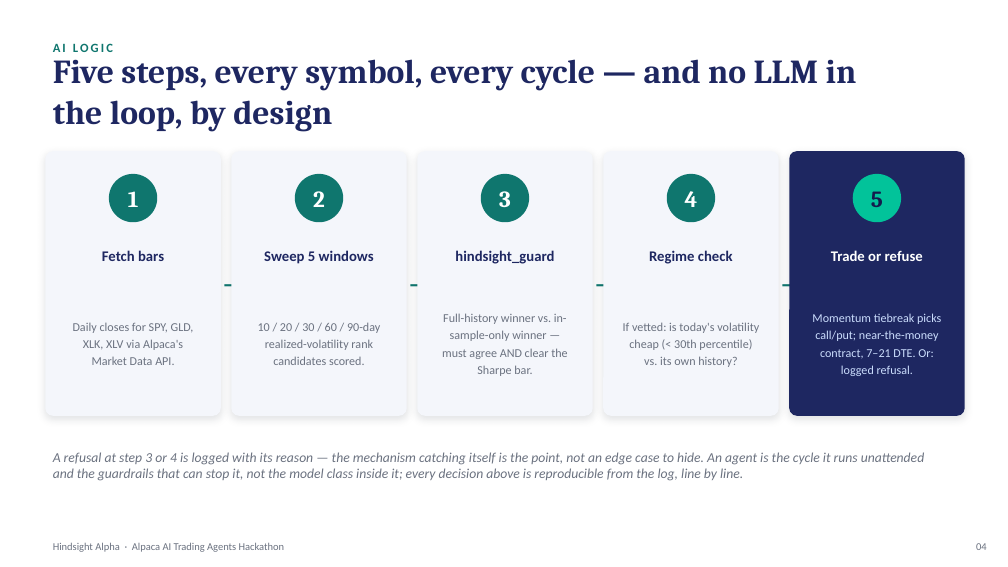
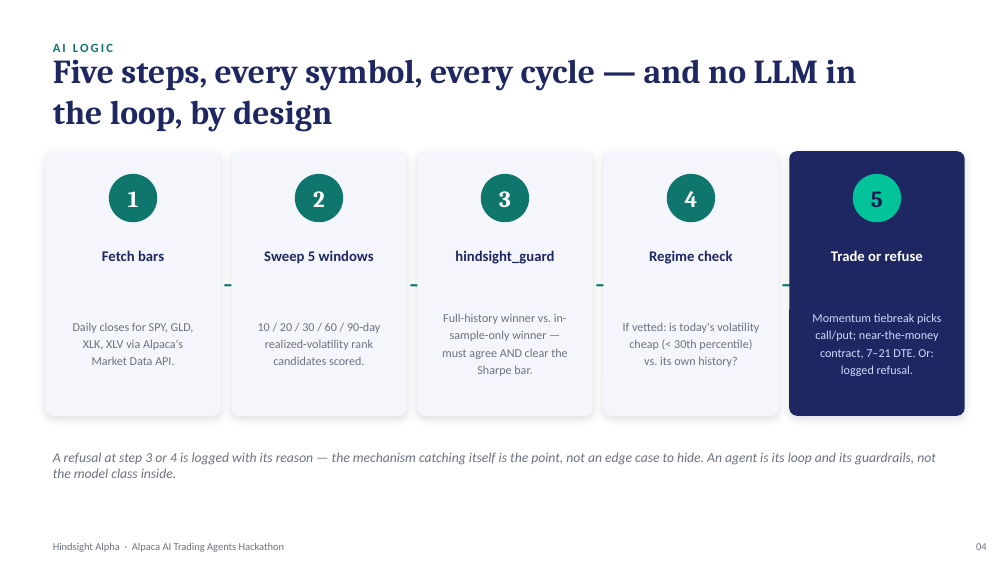
Before and after one commit to s-papy/hindsight-alpha, a slide deck: slide 4 of submission/Hindsight_Alpha_Deck.pptx. Drawn at 1008x567 pixels with LibreOffice and Linux fonts; fonts in the diff are those of the drawing. Boxes give left, top, right and bottom in pixels: in the first picture for what was removed or moved away, otherwise in the second. Text is boxed around its words. In the diff, an @@ line names an element or a change of style, - is before the commit and + after.

Commit message:
Deck slide 4 : ligne de pied resserrée, 296 -> 191 caractères
Correction de mon propre commit précédent, après l'avoir rendue en texte
plutôt que de la juger sur un compte de caractères. Cinq lignes de pied sous
un schéma déjà dense en cinq étapes : trop.

Et en la relisant, une redondance que je n'avais pas vue en l'écrivant :
« every decision above is reproducible from the log » répétait « is logged
with its reason » dans la MÊME phrase. La couper ne perd rien et resserre
l'argument.

    avant : ... An agent is the cycle it runs unattended and the guardrails
            that can stop it, not the model class inside it; every decision
            above is reproducible from the log, line by line.
    après : ... An agent is its loop and its guardrails, not the model class
            inside.

Le sous-titre ne bouge pas — « Five steps, every symbol, every cycle — and no
LLM in the loop, by design », 73 caractères, il passe. C'est lui qui porte le
fait ; la ligne de pied porte la définition.

Archive vérifiée : XML bien formé, toutes les entrées préservées,
[Content_Types].xml en tête, et une assertion explicite que le sous-titre n'a
pas été abîmé au passage. 287 tests OK.

```diff
--- a/submission/Hindsight_Alpha_Deck.pptx
+++ b/submission/Hindsight_Alpha_Deck.pptx
@@ text at [53, 452, 936, 478]: text changed @@
-A refusal at step 3 or 4 is logged with its reason — the mechanism catching itself is the point, not an edge case to hide. An agent is the cycle it runs unattended and the guardrails that can stop it, not the model class inside it; every decision above is reproducible from the log, line by line.
+A refusal at step 3 or 4 is logged with its reason — the mechanism catching itself is the point, not an edge case to hide. An agent is its loop and its guardrails, not the model class inside.
```
Also in this commit, not shown: 1 other file.
